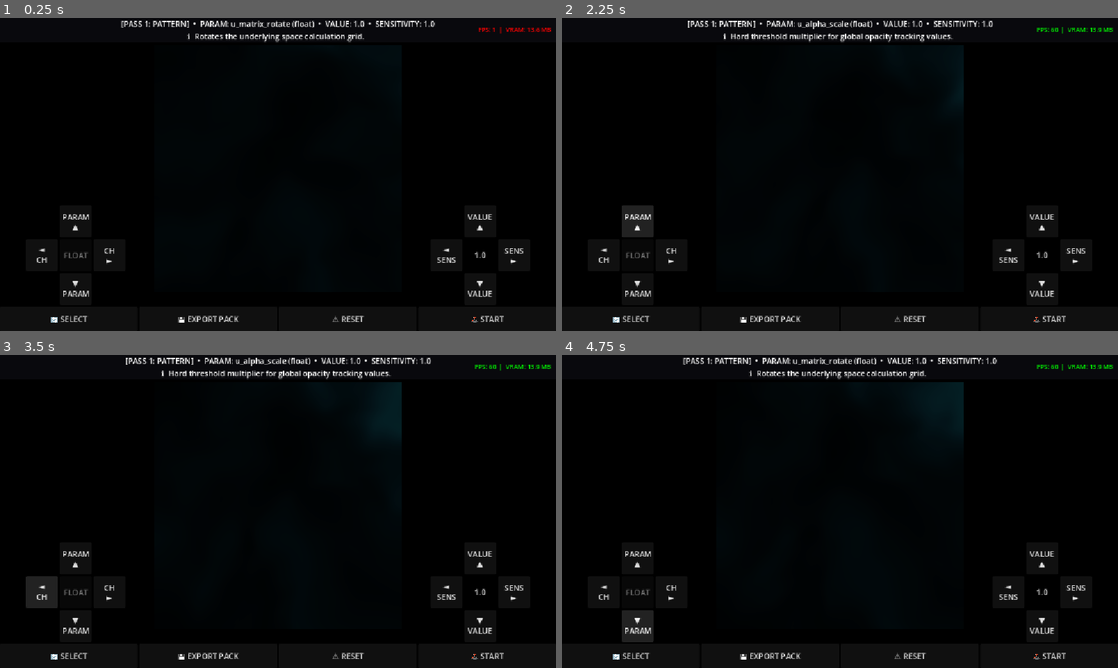
Above: before the commit, frames 1-4 (two rows, left to right).
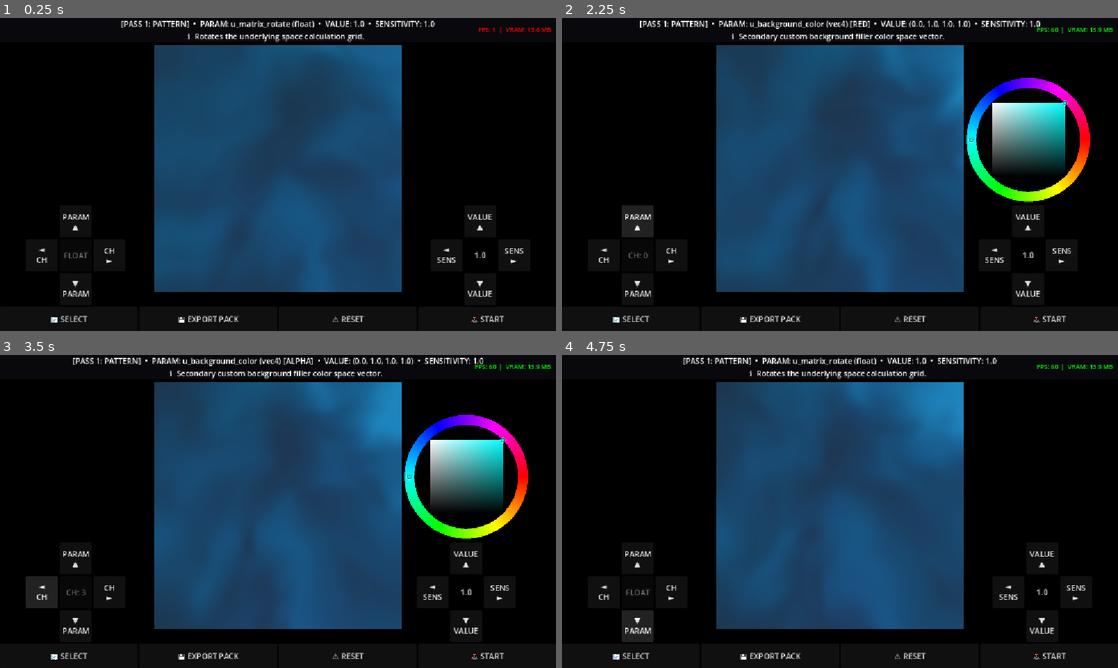
Above: after the commit, the same moments.

Repository: ocybin-solo/TATOOL
Game: Godot game, scene res://main.tscn
The game is run twice, just before and just after one commit, with the same random seed, the same clock (stepped at 60 frames per second) and the same inputs.
Inputs:
- Up to frame 1 (0.25 s): no input
- Up to frame 2 (2.25 s): click "🕹️ START" at 0.5 s; click "🕹️ START" at 1.25 s; click "PARAM ▲" at 2 s
- Up to frame 3 (3.5 s): click "◄ CH" at 2.75 s
- Up to frame 4 (4.75 s): click "CH ►" at 3.5 s; click "▼ PARAM" at 4.25 s

The runs differ from the first frame. In frame 1, 35% of the frame differs, in the area x 27-73%, y 8-88%; in frame 2, 42%; in frame 3, 42%, in the area x 11-95%, y 0-90%; in frame 4, 35%.

Commit message:
Revert "failed successfully"
This reverts commit a0869c9963f59d845954955ad5b608006b49606f.

Diff:
--- a/MainManager.gd
+++ b/MainManager.gd
@@ -120,7 +120,6 @@
 	canvas_stack.mouse_filter = Control.MOUSE_FILTER_PASS
 	upper_display_area.add_child(canvas_stack)
 
-	# CRITICAL CONTAINER TRANSPARENCY: Allow alpha data to clip through to the app UI chassis
 	canvas_container = SubViewportContainer.new()
 	canvas_container.stretch = true
 	canvas_container.custom_minimum_size = current_preset.target_resolution
@@ -133,14 +132,11 @@
 	label_safety_alert.add_theme_font_size_override("font_size", 14)
 	canvas_stack.add_child(label_safety_alert)
 
-	# =========================================================================
-	# PASS 1: GENERATIVE MATH BUFFER (TRANSPARENT)
-	# =========================================================================
+	# --- PASS 1: GENERATIVE MATH BUFFER ---
 	pass1_viewport = SubViewport.new()
 	pass1_viewport.size = current_preset.target_resolution
 	pass1_viewport.disable_3d = true
-	# THE FIX: Force native alpha channel buffer allocation on the GPU
-	pass1_viewport.transparent_bg = true
+	pass1_viewport.transparent_bg = false
 	pass1_viewport.render_target_clear_mode = SubViewport.CLEAR_MODE_ALWAYS
 	pass1_viewport.render_target_update_mode = SubViewport.UPDATE_ALWAYS
 	add_child(pass1_viewport)
@@ -153,14 +149,11 @@
 	pass1_material = ShaderMaterial.new()
 	pass1_rect.material = pass1_material
 
-	# =========================================================================
-	# PASS 2: GEOMETRIC WARPING BUFFER (TRANSPARENT)
-	# =========================================================================
+	# --- PASS 2: GEOMETRIC WARPING BUFFER ---
 	pass2_viewport = SubViewport.new()
 	pass2_viewport.size = current_preset.target_resolution
 	pass2_viewport.disable_3d = true
-	# THE FIX: Force native alpha channel buffer allocation on the GPU
-	pass2_viewport.transparent_bg = true
+	pass2_viewport.transparent_bg = false
 	pass2_viewport.render_target_clear_mode = SubViewport.CLEAR_MODE_ALWAYS
 	pass2_viewport.render_target_update_mode = SubViewport.UPDATE_ALWAYS
 	add_child(pass2_viewport)
@@ -173,14 +166,11 @@
 	pass2_material = ShaderMaterial.new()
 	pass2_rect.material = pass2_material
 
-	# =========================================================================
-	# PASS 3: POST-PROCESS FILTER BUFFER (VISIBLE & TRANSPARENT)
-	# =========================================================================
+	# --- PASS 3: POST-PROCESS FILTER BUFFER (VISIBLE SCREEN) ---
 	pass3_viewport = SubViewport.new()
 	pass3_viewport.size = current_preset.target_resolution
 	pass3_viewport.disable_3d = true
-	# THE FIX: Force native alpha channel buffer allocation on the GPU
-	pass3_viewport.transparent_bg = true
+	pass3_viewport.transparent_bg = false
 	pass3_viewport.render_target_clear_mode = SubViewport.CLEAR_MODE_ALWAYS
 	pass3_viewport.render_target_update_mode = SubViewport.UPDATE_ALWAYS
 	canvas_container.add_child(pass3_viewport)
@@ -193,10 +183,9 @@
 	pass3_material = ShaderMaterial.new()
 	pass3_rect.material = pass3_material
 
-	# Establish the explicit texture pipeline bindings across the transparent passes
+	# Establish the explicit texture pipeline bindings
 	pass2_material.set_shader_parameter("u_pattern_texture", pass1_viewport.get_texture())
 	pass3_material.set_shader_parameter("u_warped_texture", pass2_viewport.get_texture())
-
 
 func setup_interface_layer() -> void:
 	var ui_layer = CanvasLayer.new()
@@ -609,41 +598,30 @@
 
 	control_panel.update_status_readout()
 
+
 func load_default_test_shaders() -> void:
 	# =========================================================================
-	# PASS 1 LIBRARY MODULES (INTEGRATED BRIGHTNESS, CONTRAST, AND GAMMA MATRICES)
+	# PASS 1 LIBRARY MODULES (RESTORING PATTERN 1 + UPGRADING VORONOI BACKGROUNDS)
 	# =========================================================================
 	var p1_domain_warp = """
 	shader_type canvas_item;
 	uniform float u_time;
-
 	// CAT: Matrix Adjustments
 	// DESC: Rotates the underlying space calculation grid.
 	uniform float u_matrix_rotate = 0.0;
+	// DESC: Distorts and stretches the coordinate aspect scale.
 	uniform vec2 u_space_scale = vec2(1.0, 1.0);
-
 	// CAT: Warping Calculations
 	// DESC: Dictates how hard the internal noise loops twist into each other.
 	uniform float u_warp_twist = 0.5;
 	uniform float u_warp_strength = 1.1;
 	uniform float u_noise_detail = 4.0;
 	uniform float u_flow_speed = 0.4;
-
-	// CAT: Aesthetics & Finishing
+	// CAT: Aesthetics & Tinting
 	// DESC: Main coloring vector array layer target tint.
 	uniform vec4 u_pattern_color : source_color = vec4(0.1, 0.7, 0.9, 1.0);
-
-	// DESC: Global scalar adjustment factor for overall visual luminance.
-	uniform float u_brightness = 1.0;
-
-	// DESC: Linear contrast multiplier expanding dark/light value spreads.
-	uniform float u_contrast = 1.0;
-
-	// DESC: Midtone power-curve correction factor for organic blending.
-	uniform float u_gamma = 1.0;
-
-	// DESC: Hard threshold multiplier for global opacity tracking values.
-	uniform float u_alpha_scale = 1.0;
+	// DESC: Secondary custom background filler color space vector.
+	uniform vec4 u_background_color : source_color = vec4(0.02, 0.02, 0.05, 1.0);
 
 	float hash2d(vec2 p) { return fract(sin(dot(p, vec2(127.1, 311.7))) * 43758.5453123); }
 	float value_noise(vec2 p) {
@@ -673,21 +651,8 @@
 		vec2 q = vec2(fbm(st + vec2(scaled_time * 0.2)), fbm(st + vec2(5.2, 1.3) + vec2(scaled_time * 0.15)));
 		vec2 r = vec2(fbm(st + u_warp_strength * (twist_mat * q) + vec2(1.7, 9.2) + vec2(scaled_time * 0.3)), fbm(st + u_warp_strength * (twist_mat * q) + vec2(8.3, 2.8) + vec2(scaled_time * 0.05)));
 		float final_field_math = fbm(st + u_warp_strength * r);
-
-		// 1. Calculate foundational procedural RGB and alpha weights
-		vec3 base_rgb = u_pattern_color.rgb * (final_field_math * 1.5 + 0.3);
-		float base_alpha = final_field_math * u_pattern_color.a * u_alpha_scale;
-
-		// 2. Core Post-Process Math Calculations: Brightness
-		base_rgb *= u_brightness;
-
-		// 3. Contrast: Shift values around a centered 0.5 midtone anchor point safely
-		base_rgb = (base_rgb - 0.5) * u_contrast + 0.5;
-
-		// 4. Gamma Correction: Apply exponential power curving rules cleanly
-		base_rgb = max(pow(max(base_rgb, vec3(0.0)), vec3(1.0 / max(u_gamma, 0.01))), vec3(0.0));
-
-		COLOR = vec4(base_rgb, base_alpha);
+		vec4 dynamic_bg = mix(u_background_color, vec4(0.12, 0.0, 0.22, 1.0), clamp(length(q), 0.0, 1.0));
+		COLOR = mix(dynamic_bg, u_pattern_color, final_field_math) * (final_field_math * 1.5 + 0.3);
 	}
 	"""
 
@@ -695,26 +660,22 @@
 	pass1_library["Voronoi Cells"] = """
 	shader_type canvas_item;
 	uniform float u_time;
-
 	// CAT: Cellular Structure
 	// DESC: Multiplier factor for the total grid density scaling partition size.
 	uniform float u_cell_scale = 4.0;
+	// DESC: Morph limits between rigid square grids (0.0) and chaotic organic layouts (1.0).
 	uniform float u_cell_mutation = 1.0;
+	// CAT: Organic Fluidity
+	// DESC: Radial orbit tracking velocity multiplier for individual inner nuclei points.
 	uniform float u_nuclei_speed = 0.8;
-
 	// CAT: Edge Cosmetics
 	// DESC: Sharpness contrast filter applied to the border gradient fields.
 	uniform float u_border_sharpness = 2.0;
-	// DESC: Blur smoothing roll-off factor applied to outer cellular margins.
-	uniform float u_edge_softness = 0.05;
-
-	// CAT: Aesthetics & Finishing
+	// CAT: Aesthetics & Tinting
 	// DESC: Main coloring vector array layer target tint.
 	uniform vec4 u_pattern_color : source_color = vec4(0.1, 0.7, 0.9, 1.0);
-	uniform float u_brightness = 1.0;
-	uniform float u_contrast = 1.0;
-	uniform float u_gamma = 1.0;
-	uniform float u_alpha_scale = 1.0;
+	// DESC: Customizable color picker target slot for negative cell space voids.
+	uniform vec4 u_background_color : source_color = vec4(0.02, 0.02, 0.06, 1.0);
 
 	vec2 random2(vec2 p) {
 		return fract(sin(vec2(dot(p, vec2(127.1, 311.7)), dot(p, vec2(269.5, 183.3)))) * 43758.5453);
@@ -735,20 +696,9 @@
 				m_dist = min(m_dist, dist);
 			}
 		}
-
-		// Utilize smoothstepping across edge margins to control vector falloff clipping maps
-		float cell_vibrancy = smoothstep(u_edge_softness, u_edge_softness + 0.5, 1.0 - m_dist);
+		float cell_vibrancy = 1.0 - m_dist;
 		cell_vibrancy = pow(cell_vibrancy, u_border_sharpness);
-
-		vec3 base_rgb = u_pattern_color.rgb;
-		float base_alpha = cell_vibrancy * u_pattern_color.a * u_alpha_scale;
-
-		// Execute aesthetic post-processing matrices
-		base_rgb *= u_brightness;
-		base_rgb = (base_rgb - 0.5) * u_contrast + 0.5;
-		base_rgb = max(pow(max(base_rgb, vec3(0.0)), vec3(1.0 / max(u_gamma, 0.01))), vec3(0.0));
-
-		COLOR = vec4(base_rgb, base_alpha);
+		COLOR = mix(u_background_color, u_pattern_color, cell_vibrancy);
 	}
 	"""
 
@@ -808,10 +758,15 @@
 	}
 	"""
 
+	# =========================================================================
+	# COMPILE DEFAULT OBJECTS AND BOOT UP CLEAR SLATE
+	# =========================================================================
 	var s1 = Shader.new()
 	s1.code = pass1_library["Domain Warp"]
+
 	var s2 = Shader.new()
 	s2.code = pass2_library["None Selected"]
+
 	var s3 = Shader.new()
 	s3.code = pass3_library["None Selected"]
 
@@ -823,7 +778,6 @@
 	pass3_material.set_shader_parameter("u_warped_texture", pass2_viewport.get_texture())
 
 	control_panel.load_shader_source(s1.code)
-
 
 func _on_global_factory_reset_pressed() -> void:
 	if not control_panel or control_panel.parsed_uniforms.is_empty(): return
